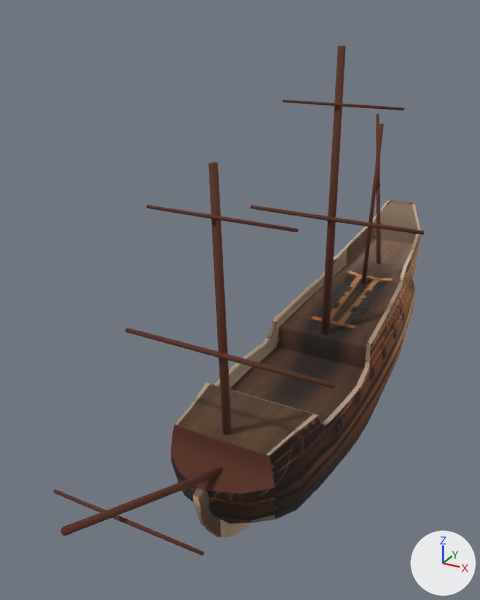
The glTF model ships/models/fregate17e.glb: old version first, new version second.
Rendered twice from a camera (50 mm lens) standing at (10.7, -28.3, 18.4) and looking at (-2.2, -4.9, 6.7). Lighting does not change. The marker at lower right points along +X, +Y and +Z. The first picture is the older version. Where no turn or scale is listed for an object, it has been applied to the vertices. Vertices at exactly the same position are counted once.
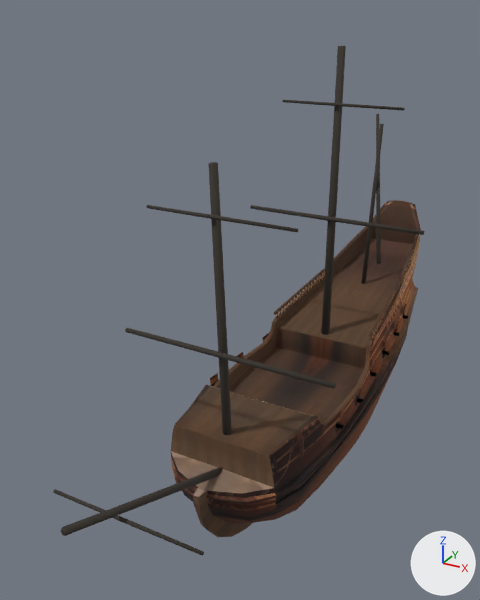
Scene script edits in JSON lines:
```json
{"op": "add", "block": "img_image", "code": ["img_image = load_image('Image', '_unpacked/Image', 1, 1, 'Non-Color')"]}
{"op": "add", "block": "img_roter_lowe_texture", "code": ["img_roter_lowe_texture = load_image('roter_lowe_texture', '_unpacked/roter_lowe_texture', 2048, 1536, 'sRGB')"]}
{"block": "mat_hull", "change": "nodes: BsdfPrincipled, OutputMaterial, TexImage"}
{"block": "mat_hull", "change": "uses the picture img_760402755_10246139657767223_7674943796915619651_n"}
{"block": "mat_hull", "change": "nodes: BsdfPrincipled, Math, OutputMaterial, SeparateColor, TexImage x2"}
{"block": "mat_hull", "change": "uses the picture img_image"}
{"block": "mat_hull", "change": "uses the picture img_roter_lowe_texture"}
{"op": "set", "path": "mat_marroon.base_color", "old": "(0.0993, 0.0266, 0.0123)", "new": "(0.0359, 0.0288, 0.0217)", "note": "brown #592d1d -> dark grey #352f29"}
{"op": "add", "block": "mat_black", "code": ["mat_black = principled_material('black')", "mat_black.base_color = (0.0, 0.0, 0.0)  # black #000000", "mat_black.roughness = 1.0"]}
{"op": "add", "block": "mat_black_canon", "code": ["mat_black_canon = principled_material('black_canon')", "mat_black_canon.base_color = (0.00294, 0.00294, 0.00294)  # black #0a0a0a", "mat_black_canon.metallic = 1.0"]}
{"block": "me_plane", "where": "# used by ob_plane; location = (0.0, 0.0, 0.0)"}
{"op": "remove", "block": "me_plane", "code": "me_plane.from_pydata(...)  # 1241 vertices, 2466 faces; spans x -3.1..3.1, y -12.3..11.9, z -2.7..7.4"}
{"op": "add", "block": "me_plane", "code": "me_plane.from_pydata(...)  # 3710 vertices, 7182 faces; spans x -3.2..3.2, y -12.3..11.9, z -2.7..7.4"}
{"block": "me_plane", "change": "me_plane part 1: 11 vertices moved from x -1.3..1.3, y -8.5..11.8, z -1.4..7.4 to x -1.3..1.3, y -8.6..11.7, z -1.4..7.4; 88 vertices removed from x -2.8..2.8, y -9.2..11.8, z -2.5..7.4; 2557 vertices added at x -3.2..3.2, y -12.0..11.8, z -2.6..7.4"}
{"block": "me_plane", "change": "me_plane part 2: 1438 kept faces spanning x -3.1..3.1, y -12.3..11.9, z -2.7..7.4 get new texture (UV) coordinates"}
{"block": "me_plane", "change": "me_plane part 3: 74 faces spanning x -2.3..2.3, y -11.9..-10.5, z 2.2..3.6 switch from mat_marroon (brown #592d1d) to mat_hull"}
{"op": "add", "block": "me_plane", "code": "me_plane.materials.append(mat_black)  # black #000000"}
{"op": "add", "block": "me_plane", "code": "me_plane.materials.append(mat_black_canon)  # black #0a0a0a"}
{"op": "add", "block": "me_plane_003", "code": ["me_plane_003 = bpy.data.meshes.new('Plane.003')", "me_plane_003.from_pydata(...)  # 134 vertices, 264 faces; spans x -3.2..3.2, y -12.1..9.7, z 0.6..1.6", "me_plane_003.materials.append(mat_hull)"]}
{"op": "add", "block": "ob_plane_003", "code": ["ob_plane_003 = bpy.data.objects.new('Plane.003', me_plane_003)", "ob_plane_003.location = (0.06, 0.22, 1.14)"]}
```

What differs and where, as boxes [x1, y1, x2, y2] in the pictures (480 x 600 px):
```json
{"object": "Plane", "change": "surface changed, recoloured, reshaped", "before": [171, 200, 421, 537], "after": [171, 200, 421, 537]}
{"object": "Cylinder.001", "change": "recoloured", "before": [208, 124, 384, 435], "after": [208, 124, 384, 435]}
{"object": "Cylinder", "change": "recoloured", "before": [321, 46, 346, 335], "after": [321, 46, 346, 335], "on screen": "brown to dark grey"}
{"object": "Plane.003", "change": "added", "after": [171, 287, 418, 504]}
{"object": "Cylinder.002", "change": "recoloured", "before": [61, 468, 222, 536], "after": [61, 468, 222, 536]}
{"object": "Plane.002", "change": "now drawn", "after": [172, 321, 410, 513]}
{"object": "Cylinder.006", "change": "recoloured", "before": [125, 328, 336, 388], "after": [125, 328, 336, 388]}
{"object": "Cylinder.004", "change": "recoloured", "before": [250, 205, 424, 235], "after": [250, 205, 424, 235]}
{"object": "Cylinder.008", "change": "recoloured", "before": [53, 489, 204, 556], "after": [53, 489, 204, 556]}
{"object": "Cylinder.007", "change": "recoloured", "before": [146, 205, 298, 232], "after": [146, 205, 298, 232]}
{"object": "Cylinder.003", "change": "recoloured", "before": [376, 114, 381, 264], "after": [376, 114, 381, 264], "on screen": "brown to dark grey"}
{"object": "Cylinder.005", "change": "recoloured", "before": [283, 100, 405, 111], "after": [283, 100, 405, 111], "on screen": "brown to dark grey"}
{"part": 1, "of": "me_plane", "change": "reshaped", "before": [175, 200, 413, 524], "after": [175, 200, 413, 525]}
{"part": 2, "of": "me_plane", "change": "surface changed", "before": [171, 201, 421, 537], "after": [171, 201, 421, 537]}
{"part": 3, "of": "me_plane", "change": "recoloured", "before": [171, 425, 274, 494], "after": [171, 425, 274, 494], "on screen": "lighter"}
```
